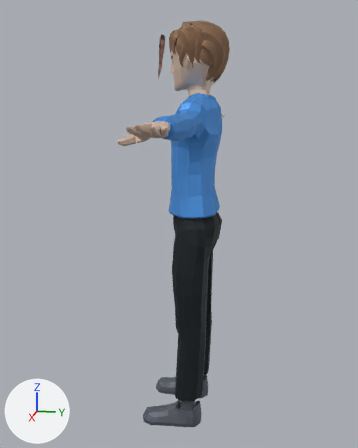
An edit to the Blender file tools/jacob/Jacob.blend, drawn before and after from the same camera.
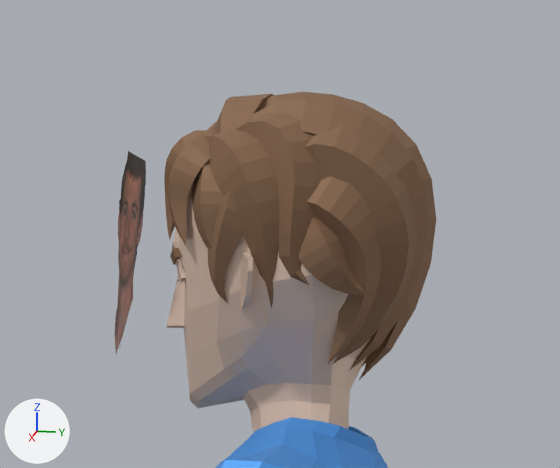
Each version appears first whole from a 50 mm camera at (2.229, 0.312, 1.522) aimed at (0.001, -0.133, 0.965), and next in a close-up on the part from 37% to 72% of the width and 0% to 23% of the height. Arrows for +X, +Y and +Z are at lower left; the lights stay in place. The last two pictures show the newer version.

Objects in the first close-up: 'JacobFace', 'Suit_Body', 'Suit_Head'.
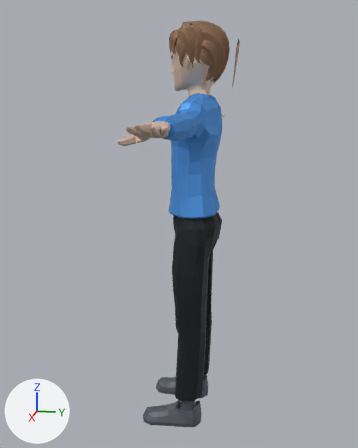
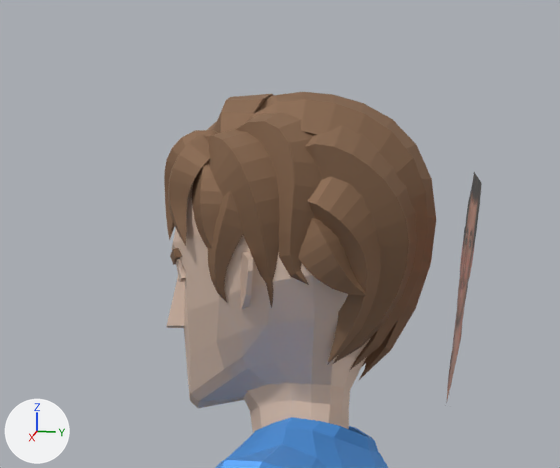
Boxes (x1, y1, x2, y2) around the edits, measured in the close-ups (560 x 468 px):
```json
{"object": "JacobFace", "change": "reshaped, moved", "before": [115, 151, 146, 354], "after": [446, 172, 482, 404]}
```

The change, as JSON lines over the scene's bpy script:
```json
{"block": "me_plane", "where": "# used by ob_jacobface; location = (-0.002, -0.213, 1.711); rotation_euler = (-0.115, 0.00278, 0.00456), in degrees (-6.6, 0.2, 0.3)"}
{"op": "remove", "block": "me_plane", "code": "me_plane.from_pydata(...)  # 4 vertices, 1 face; spans x -0.072..0.072, y 0.0, z -0.093..0.093"}
{"op": "add", "block": "me_plane", "code": "me_plane.from_pydata(...)  # 4 vertices, 1 face; spans x -0.088..0.088, y 0.0, z -0.104..0.104"}
{"block": "me_plane", "change": "me_plane part 1"}
{"op": "set", "path": "me_plane.vertices[0].co", "old": "(-0.072, 0.0, 0.093)", "new": "(-0.088, 0.0, 0.104)"}
{"op": "set", "path": "me_plane.vertices[1].co", "old": "(0.072, 0.0, 0.093)", "new": "(0.088, 0.0, 0.104)"}
{"op": "set", "path": "me_plane.vertices[2].co", "old": "(-0.072, 0.0, -0.093)", "new": "(-0.088, 0.0, -0.104)"}
{"op": "set", "path": "me_plane.vertices[3].co", "old": "(0.072, 0.0, -0.093)", "new": "(0.088, 0.0, -0.104)"}
{"op": "set", "path": "ob_jacobface.location", "old": "(-0.002, -0.213, 1.711)", "new": "(-0.004, 0.113, 1.673)"}
```
